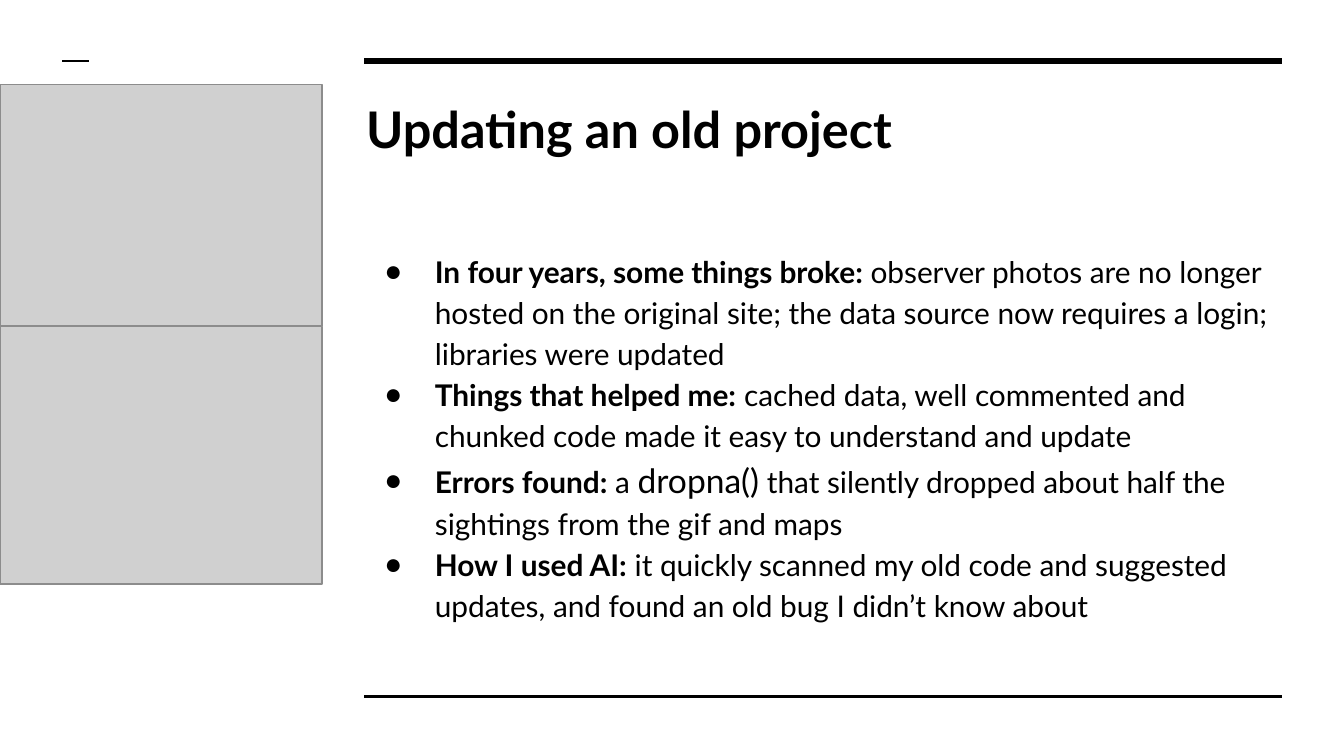
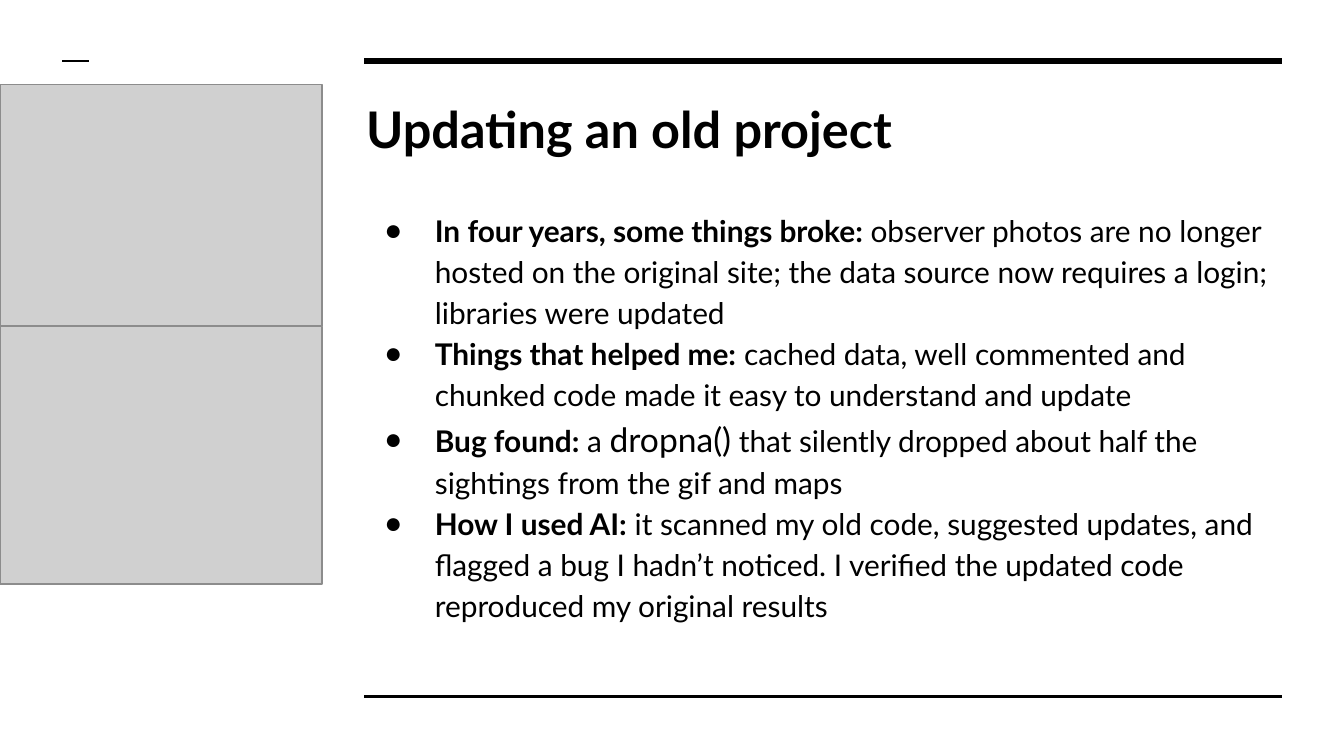
Before and after one commit to sjegoodman/monarch-migration, a slide deck: slide 10 of MonarchMigrationPresentation.pptx. Drawn at 1344x756 pixels with LibreOffice and Linux fonts; fonts in the diff are those of the drawing; grey boxes stand for pictures. Boxes give left, top, right and bottom in pixels: in the first picture for what was removed or moved away, otherwise in the second. Text is boxed around its words. In the diff, an @@ line names an element or a change of style, - is before the commit and + after.

Commit message:
Updated presentation files

```diff
--- a/MonarchMigrationPresentation.pptx
+++ b/MonarchMigrationPresentation.pptx
@@ text "In four years, some things ...": place and size @@
-text "In four years, some things ..." at <box>435,260,1267,623</box>
+text "In four years, some things ..." at <box>435,219,1267,623</box>
@@ text at <box>435,426,1253,623</box>: text changed @@
-● Errors found: a dropna() that silently dropped about half the sightings from the gif and maps
-● How I used AI: it quickly scanned my old code and suggested updates, and found an old bug I didn’t know about
+● Bug found: a dropna() that silently dropped about half the sightings from the gif and maps
+● How I used AI: it scanned my old code, suggested updates, and flagged a bug I hadn’t noticed. I verified the updated code reproduced my original results
```
Also in this commit, not shown: 4 other slides changed, 1 other file.
